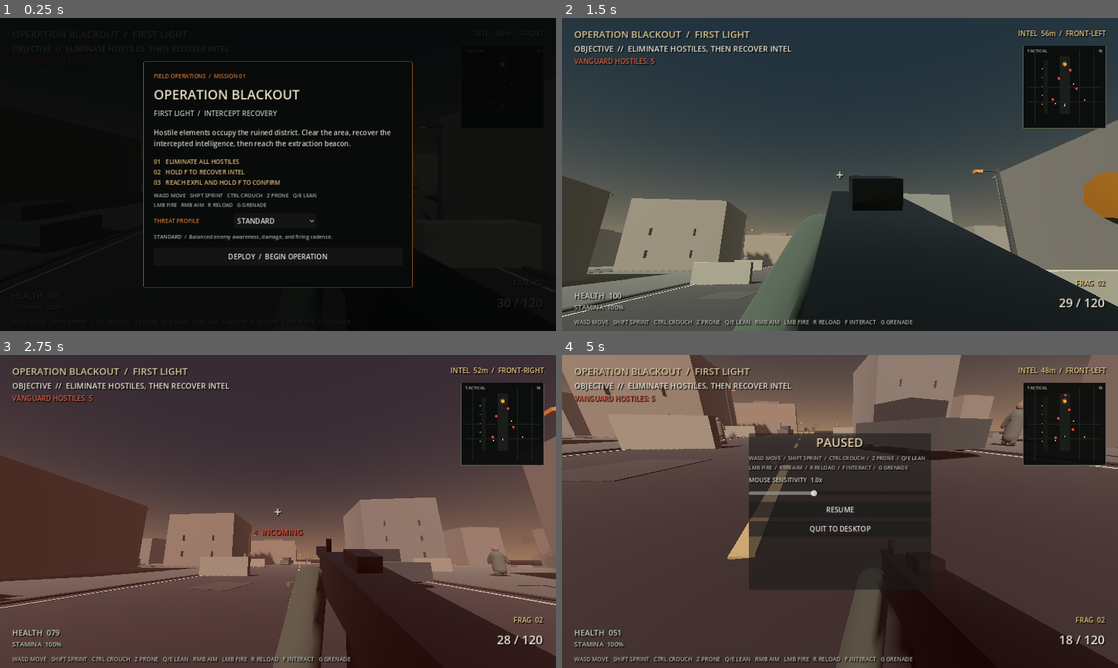
Above: before the commit, frames 1-4 (two rows, left to right).
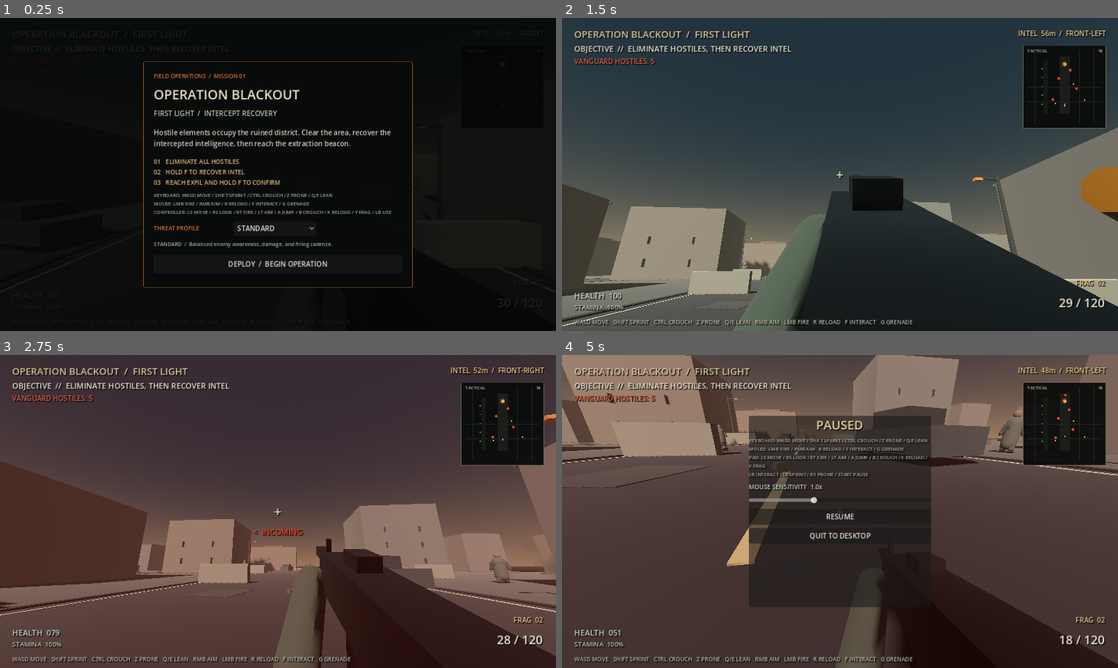
Above: after the commit, the same moments.

Repository: Liladizilla/operation-blackout
Game: Godot game, scene res://scenes/main.tscn
The game is run twice, just before and just after one commit, with the same random seed, the same clock (stepped at 60 frames per second) and the same inputs.
Inputs (mouse positions are in pixels of both pictures, inside the frame that each line leads up to):
- Up to frame 1 (0.25 s): no input
- Up to frame 2 (1.5 s): click "DEPLOY / BEGIN OPERATION" at 0.5 s; tap Enter at 1.25 s; move the mouse to (867, 174) at 1.27 s; hold W (move_forward) from 1.28 s (still down); hold Right mouse button (aim) from 1.28 s (still down); click (867, 174) at 1.42 s
- Up to frame 3 (2.75 s): keep holding W (move_forward); tap Space (jump) at 1.52, 2.27 s; move the mouse to (250, 511) at 2.02 s; release Right mouse button (aim) at 2.03 s; tap Ctrl (crouch) at 2.1 s; click (250, 511) at 2.17 s
- Up to frame 4 (5 s): keep holding W (move_forward); move the mouse to (851, 505) at 2.77 s; press the mouse at (851, 505) at 2.78 s; move the mouse to (834, 517) at 3.52 s; release the mouse at (834, 517) at 3.53 s; tap F (interact) at 3.6 s; click (834, 517) at 3.67 s; tap Space (jump) at 3.77, 4.52 s; move the mouse to (878, 514) at 4.27 s; tap Z (prone) at 4.35 s; click (878, 514) at 4.42 s; tap Escape (pause) at 4.9 s

The runs differ from the first frame. In frame 1, 2.2% of the frame differs, in the area x 27-71%, y 56-80%; in frame 2, 5.4%; in frame 3, 5.9%; in frame 4, 9.0%, in the area x 0-100%, y 0-100%.

Commit message:
Document controller controls in briefing and pause menu

Diff:
--- a/scripts/hud.gd
+++ b/scripts/hud.gd
@@ -387,8 +387,8 @@
     var objectives := _label("01   ELIMINATE ALL HOSTILES\n02   HOLD F TO RECOVER INTEL\n03   REACH EXFIL AND HOLD F TO CONFIRM", 14, Color(0.89, 0.75, 0.52))
     objectives.custom_minimum_size = Vector2(520, 66)
     box.add_child(objectives)
-    var controls := _label("WASD MOVE   SHIFT SPRINT   CTRL CROUCH   Z PRONE   Q/E LEAN\nLMB FIRE   RMB AIM   R RELOAD   G GRENADE", 12, Color(0.65, 0.70, 0.65))
-    controls.custom_minimum_size = Vector2(520, 40)
+    var controls := _label("KEYBOARD: WASD MOVE / SHIFT SPRINT / CTRL CROUCH / Z PRONE / Q,E LEAN\nMOUSE: LMB FIRE / RMB AIM / R RELOAD / F INTERACT / G GRENADE\nCONTROLLER: LS MOVE / RS LOOK / RT FIRE / LT AIM / A JUMP / B CROUCH / X RELOAD / Y FRAG / LB USE", 11, Color(0.65, 0.70, 0.65))
+    controls.custom_minimum_size = Vector2(520, 58)
     box.add_child(controls)
 
     var difficulty_row := HBoxContainer.new()
@@ -463,15 +463,15 @@
     pause_panel.set_anchors_and_offsets_preset(Control.PRESET_CENTER)
     pause_panel.offset_left = -210
     pause_panel.offset_right = 210
-    pause_panel.offset_top = -180
-    pause_panel.offset_bottom = 180
+    pause_panel.offset_top = -220
+    pause_panel.offset_bottom = 220
     var box := VBoxContainer.new()
     box.add_theme_constant_override("separation", 8)
     pause_panel.add_child(box)
     var title := _label("PAUSED", 28, Color(0.9,0.82,0.65))
     title.horizontal_alignment = HORIZONTAL_ALIGNMENT_CENTER
     box.add_child(title)
-    var controls := _label("WASD MOVE  /  SHIFT SPRINT  /  CTRL CROUCH  /  Z PRONE  /  Q/E LEAN\nLMB FIRE  /  RMB AIM  /  R RELOAD  /  F INTERACT  /  G GRENADE", 12, Color(0.70,0.73,0.68))
+    var controls := _label("KEYBOARD: WASD MOVE / SHIFT SPRINT / CTRL CROUCH / Z PRONE / Q,E LEAN\nMOUSE: LMB FIRE / RMB AIM   R RELOAD / F INTERACT / G GRENADE\nPAD: LS MOVE / RS LOOK / RT FIRE / LT AIM / A JUMP / B CROUCH / X RELOAD / Y FRAG\nLB INTERACT / L3 SPRINT / R3 PRONE / START PAUSE", 11, Color(0.70,0.73,0.68))
     controls.autowrap_mode = TextServer.AUTOWRAP_WORD_SMART
     box.add_child(controls)
     sensitivity_value_label = _label("MOUSE SENSITIVITY", 14, Color(0.82,0.84,0.78))
